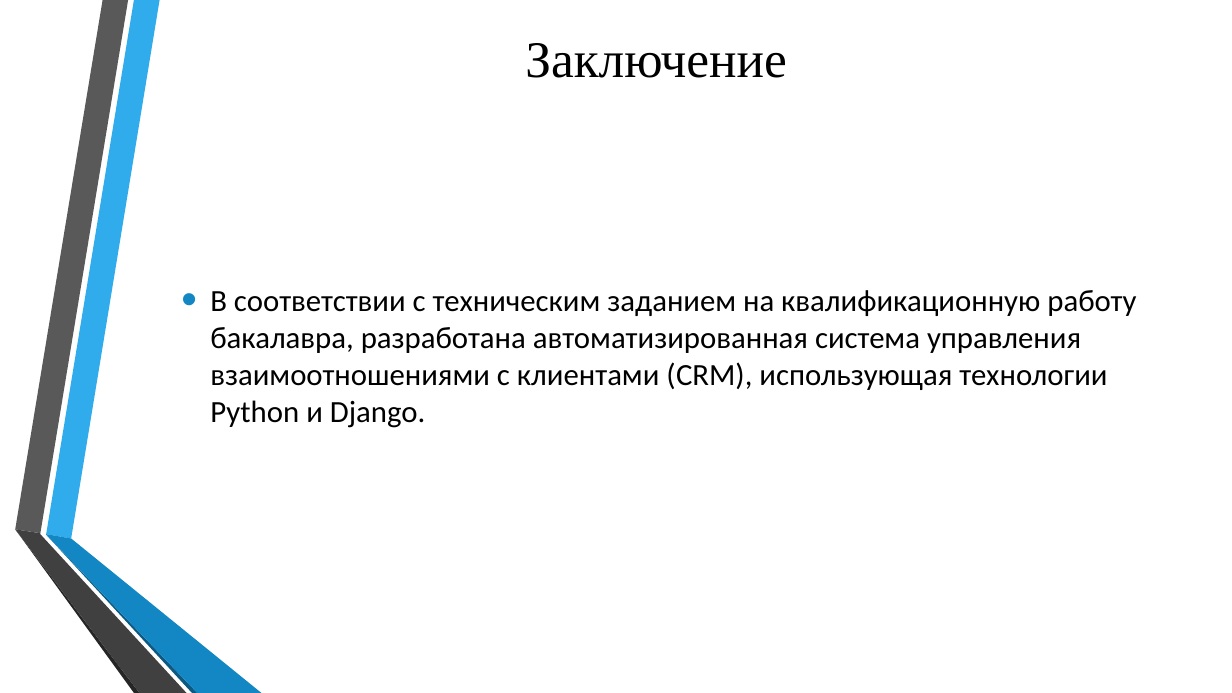
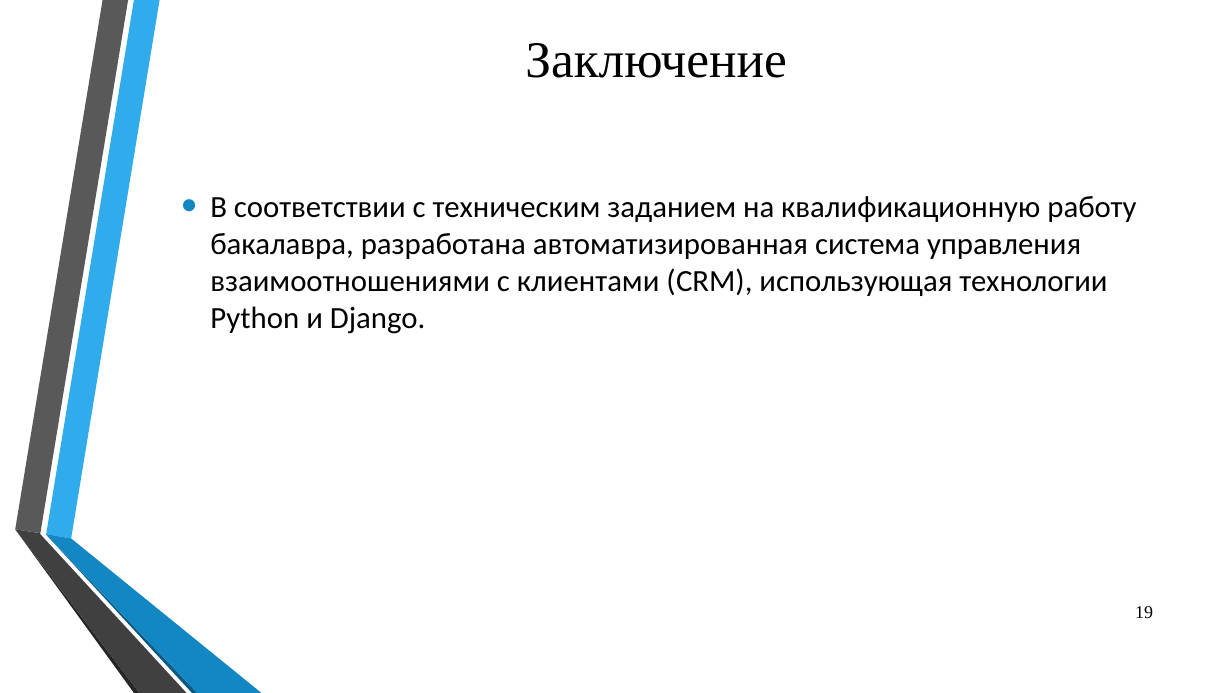
Before and after one commit to Yaroher2442/diplom-dev, a slide deck: slide 19 of diplom_preza.pptx (slide 18 before the commit). Drawn at 1232x693 pixels with LibreOffice and Linux fonts; fonts in the diff are those of the drawing; background and template pictures are left out. Boxes give left, top, right and bottom in pixels: in the first picture for what was removed or moved away, otherwise in the second. Text is boxed around its words. In the diff, an @@ line names an element or a change of style, - is before the commit and + after.

```diff
--- a/diplom_preza.pptx
+++ b/diplom_preza.pptx
@@ text "В соответствии с техническим заданием ...": place and size @@
-text "В соответствии с техническим заданием ..." at (210, 290, 1136, 428)
+text "В соответствии с техническим заданием ..." at (210, 196, 1136, 334)
@@ page number added at (1135, 606, 1153, 618), 14 pt, text #000000 @@
+19
```
Also in this commit, not shown: 9 other slides changed, 10 slides added, 9 slides removed.
